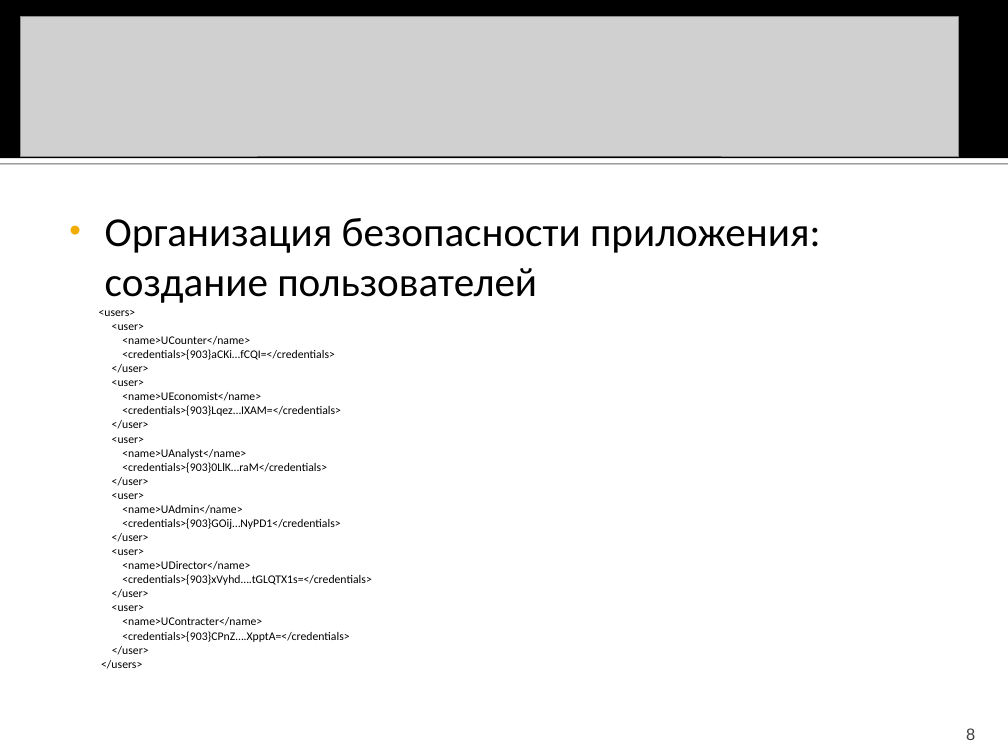
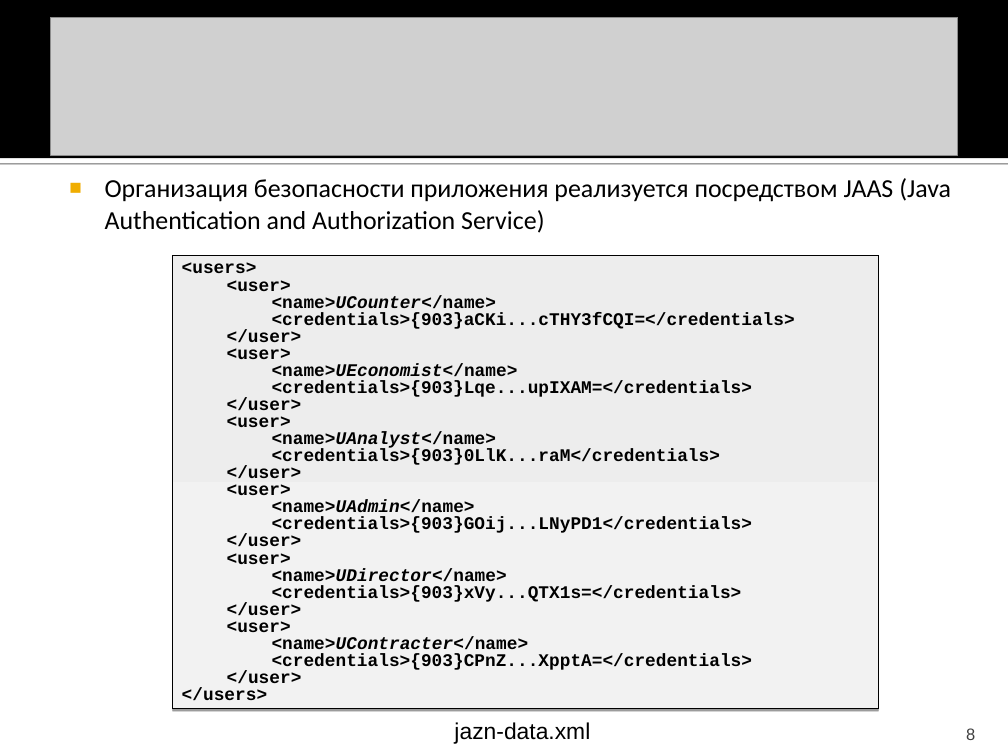
Before and after one commit to BarabancsikovaNatalia/CourseWork, a slide deck: slide 8 of Презентация к курсовой работе.ppt. Drawn at 1008x756 pixels with LibreOffice and Linux fonts; fonts in the diff are those of the drawing; grey boxes stand for pictures. Boxes give left, top, right and bottom in pixels: in the first picture for what was removed or moved away, otherwise in the second. Text is boxed around its words. In the diff, an @@ line names an element or a change of style, - is before the commit and + after.

```diff
--- a/Презентация к курсовой работе.ppt
+++ b/Презентация к курсовой работе.ppt
@@ picture: place and size @@
-picture at (21,16,959,156)
+picture at (50,17,958,155)
@@ text added at (105,178,951,233), 20.4 pt, text #000000 @@
+■ Организация безопасности приложения реализуется посредством JAAS (Java Authentication and Authorization Service)
@@ text in rectangle at (105,218,821,303): paragraph removed @@
-• Организация безопасности приложения: создание пользователей
@@ rectangle "<users>": place and size @@
-rectangle "<users>" at (99,218,821,669)
+rectangle "<users>" at (173,256,879,709)
@@ rectangle "<users>" at (173,256,879,709): fill none to gradient #F2F2F2 to #EDEDED; outline none to #000000 0.51 pt; shadow on @@
@@ text in rectangle at (182,262,529,701): size 9.2 to 14 pt, font Calibri to Courier New, bold on in "<users>", "<user>", "<name>UCounter</name>", "</user>" and 16 more places; italic on in "<name>UCounter</name>", "<name>UEconomist</name>", "<name>UAnalyst</name>", "<name>UAdmin</name>" and 2 more places; alignment left to justified; indent changed; line spacing 1 to 0.8 @@
@@ text in rectangle at (272,312,795,329): text changed; size 9.2 to 14 pt; font Calibri to Courier New; bold on @@
-<credentials>{903}aCKi…fCQI=</credentials>
+<credentials>{903}aCKi...cTHY3fCQI=</credentials>
@@ text in rectangle at (272,383,752,401): text changed; size 9.2 to 14 pt; font Calibri to Courier New; bold on @@
-<credentials>{903}Lqez…IXAM=</credentials>
+<credentials>{903}Lqe...upIXAM=</credentials>
@@ text in rectangle at (272,449,720,465): text changed; size 9.2 to 14 pt; font Calibri to Courier New; bold on @@
-<credentials>{903}0LlK…raM</credentials>
+<credentials>{903}0LlK...raM</credentials>
@@ text in rectangle at (272,520,752,538): text changed; size 9.2 to 14 pt; font Calibri to Courier New; bold on @@
-<credentials>{903}GOij…NyPD1</credentials>
+<credentials>{903}GOij...LNyPD1</credentials>
@@ text in rectangle at (272,585,742,602): text changed; size 9.2 to 14 pt; font Calibri to Courier New; bold on @@
-<credentials>{903}xVyhd….tGLQTX1s=</credentials>
+<credentials>{903}xVy...QTX1s=</credentials>
@@ text in rectangle at (272,656,752,674): text changed; size 9.2 to 14 pt; font Calibri to Courier New; bold on @@
-<credentials>{903}CPnZ….XpptA=</credentials>
+<credentials>{903}CPnZ...XpptA=</credentials>
@@ text added at (454,722,590,744), 18 pt, text #000000 @@
+jazn-data.xml
```
Also in this commit, not shown: 8 other slides changed, 5 slides added, 5 slides removed, 1 other file.
